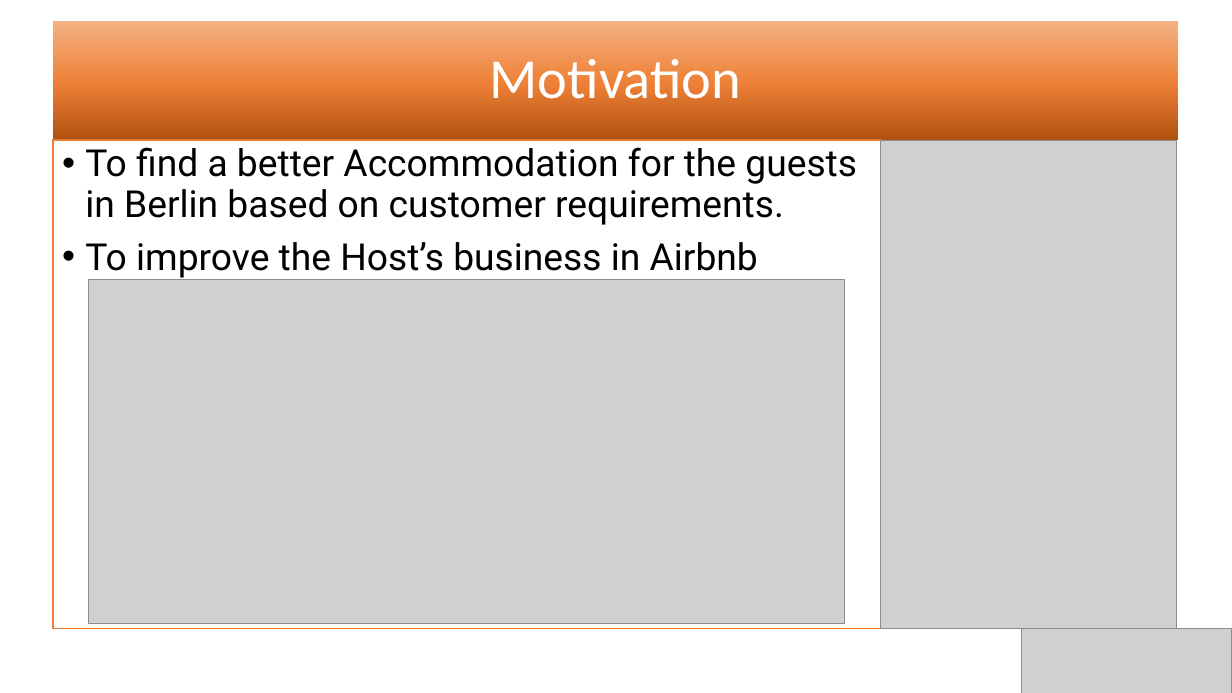
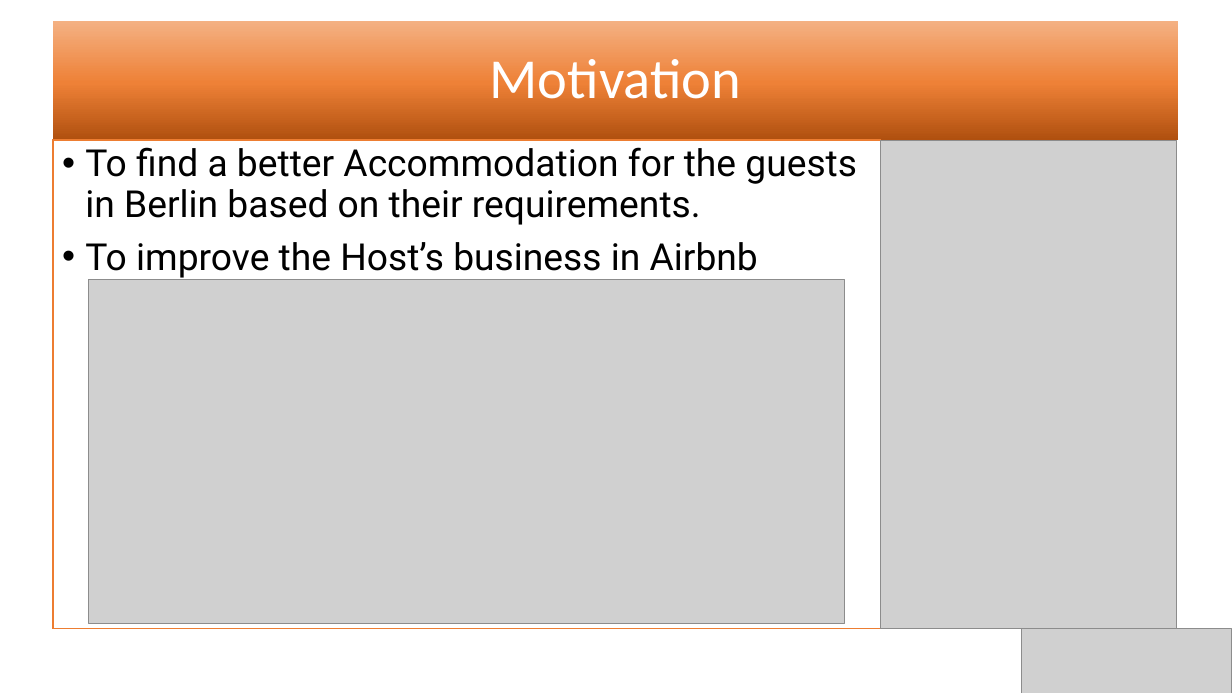
Before and after one commit to SaranyaPandiaraj/Futuristic-Airbnb, a slide deck: slide 2 of Futuristic_Airbnb.pptx. Drawn at 1232x693 pixels with LibreOffice and Linux fonts; fonts in the diff are those of the drawing; grey boxes stand for pictures. Boxes give left, top, right and bottom in pixels: in the first picture for what was removed or moved away, otherwise in the second. Text is boxed around its words. In the diff, an @@ line names an element or a change of style, - is before the commit and + after.

```diff
--- a/Futuristic_Airbnb.pptx
+++ b/Futuristic_Airbnb.pptx
@@ text at (85, 147, 857, 225): text changed @@
-• To find a better Accommodation for the guests in Berlin based on customer requirements.
+• To find a better Accommodation for the guests in Berlin based on their requirements.
```
Also in this commit, not shown: 2 other slides changed, 1 other file.
